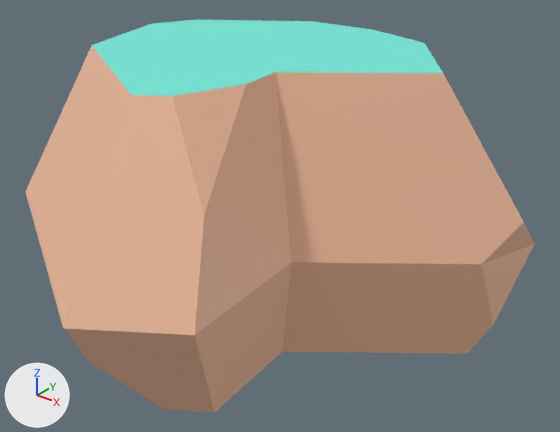
Two versions of the glTF model assets/models/kit/nature_rock_largeD.glb, one commit apart.
One viewpoint serves both versions: a camera (50 mm lens) standing at (0.98, -1.111, 0.889) and looking at (0.071, 0.026, 0.184). The axes (+X, +Y, +Z) are drawn at lower left. The lights are the same throughout. The older version comes first. Vertices at exactly the same position are counted once.

In view in the first picture: 'nature_rock_largeD'.
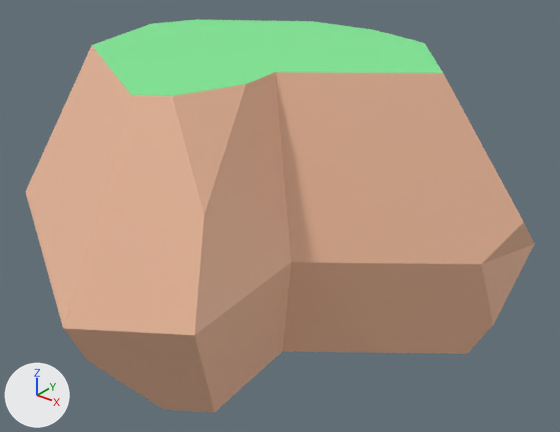
Changed parts and their boxes [x1, y1, x2, y2] in the pictures (560 x 432 px):
part 1 of me_mesh_rock_larged, recoloured (cyan to green)
    both: [92, 19, 443, 96]

Diff of the bpy script that builds the scene:
```diff
--- a/assets/models/kit/nature_rock_largeD.glb.py
+++ b/assets/models/kit/nature_rock_largeD.glb.py
@@ me_mesh_rock_larged @@
 me_mesh_rock_larged.from_pydata(...)  # 38 vertices, 80 faces; spans x -0.534..0.534, y -0.515..0.515, z -0.05..0.518
 # used by ob_nature_rock_larged; location = (0.0, 0.0, 0.0)
+# me_mesh_rock_larged part 1: 9 faces centred in x -0.303..0.242, y -0.164..0.189, z 0.518 are repainted in the vertex colours; the middle colour goes from cyan #73eddd to green #80ed96
 me_mesh_rock_larged.materials.append(mat_defaultmaterial)
```
